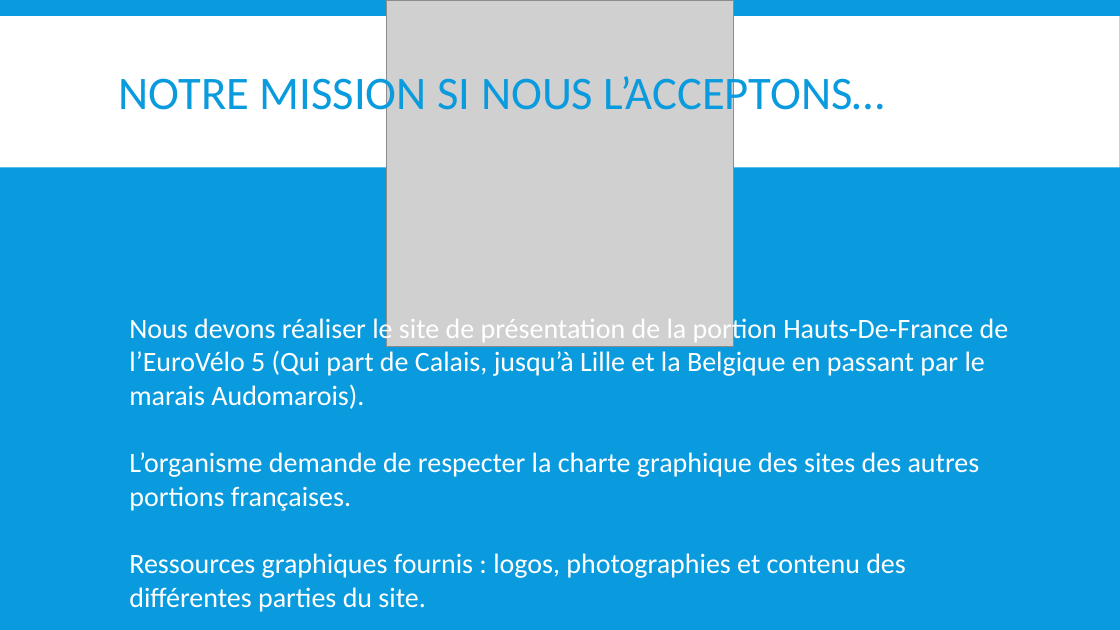
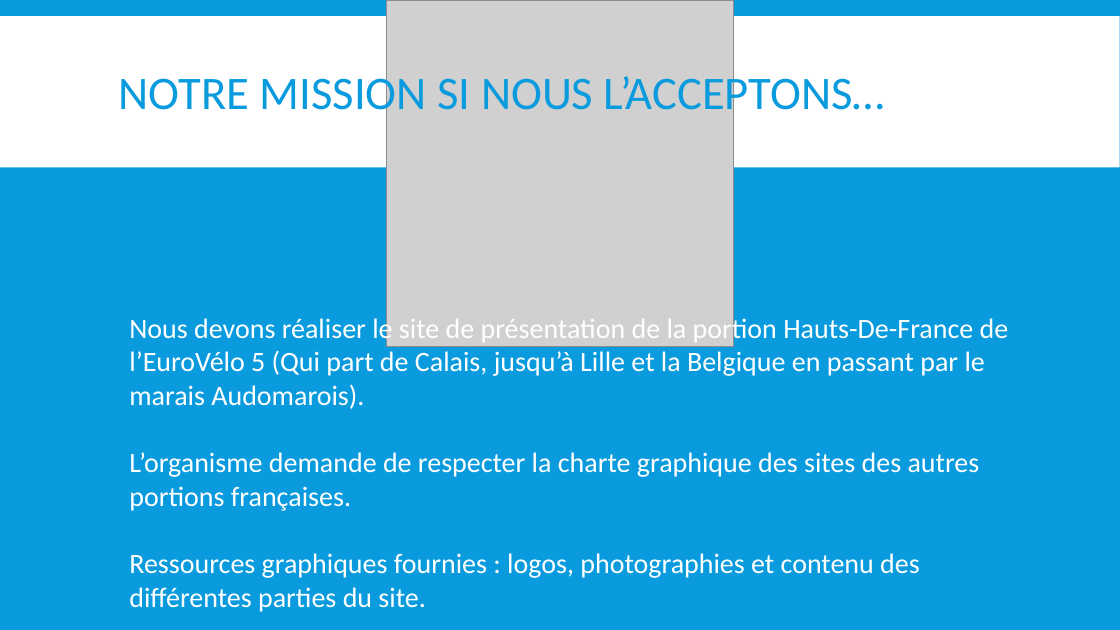
Before and after one commit to GrischK/EuroVelo-5, a slide deck: slide 4 of Ressources/Présentation Projet/Vélodyssée.pptx (slide 3 before the commit). Drawn at 1120x630 pixels with LibreOffice and Linux fonts; fonts in the diff are those of the drawing; grey boxes stand for pictures. Boxes give left, top, right and bottom in pixels: in the first picture for what was removed or moved away, otherwise in the second. Text is boxed around its words. In the diff, an @@ line names an element or a change of style, - is before the commit and + after.

```diff
--- a/Ressources/Présentation Projet/Vélodyssée.pptx
+++ b/Ressources/Présentation Projet/Vélodyssée.pptx
@@ text at [129,553,920,612]: text changed @@
-Ressources graphiques fournis : logos, photographies et contenu des différentes parties du site.
+Ressources graphiques fournies : logos, photographies et contenu des différentes parties du site.
```
Also in this commit, not shown: 6 other slides changed, 4 slides added, 2 slides removed.
